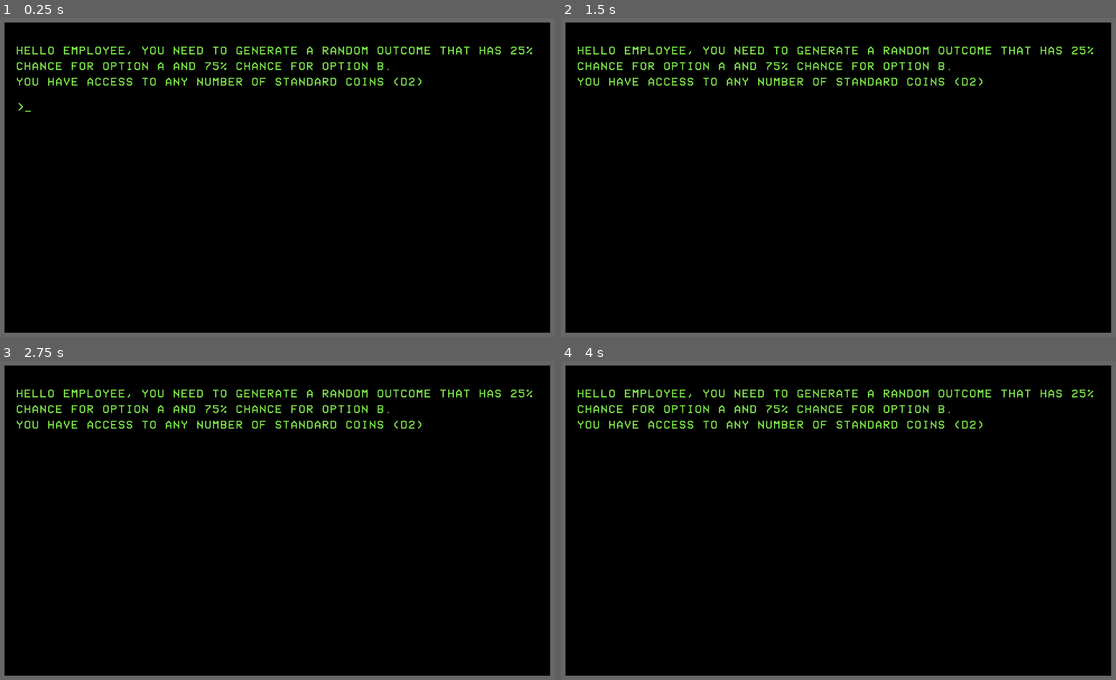
Above: before the commit, frames 1-4 (two rows, left to right).
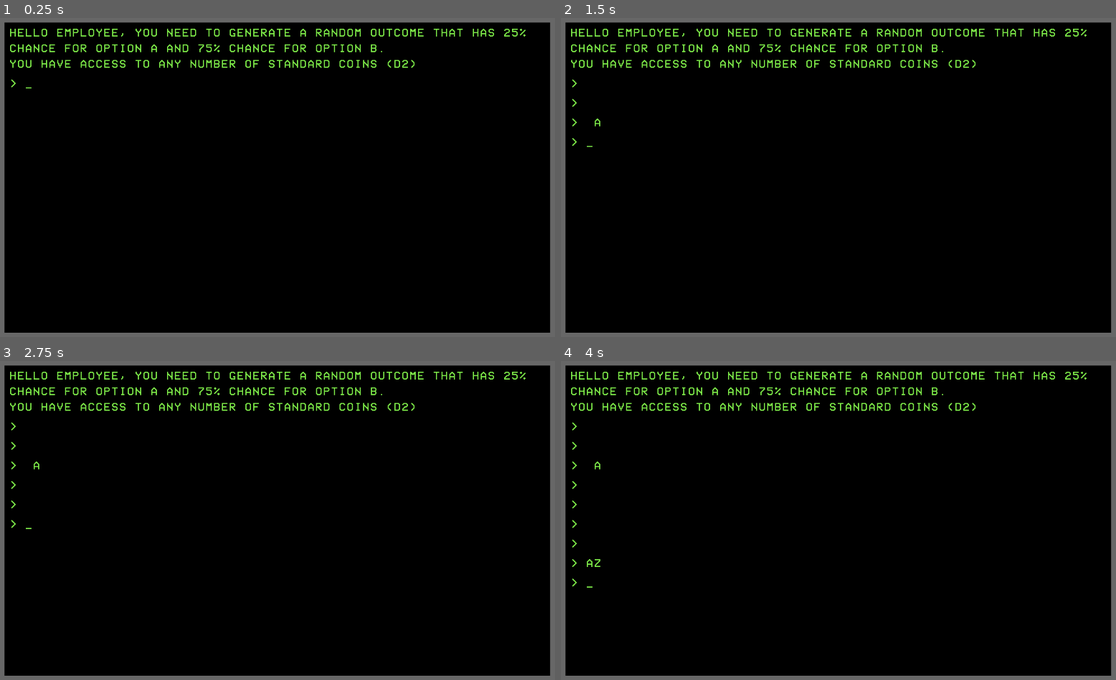
Above: after the commit, the same moments.

Repository: RobertKajnak/GMTK2022-2
Game: Godot game, scene res://Main.tscn
The game is run twice, just before and just after one commit, with the same random seed, the same clock (stepped at 60 frames per second) and the same inputs.
Inputs:
- Up to frame 1 (0.25 s): no input
- Up to frame 2 (1.5 s): tap Enter at 0.5, 0.8, 1.35 s; tap Backspace at 0.6 s; tap Space at 0.77, 1.25 s; hold A from 1.28 s (still down)
- Up to frame 3 (2.75 s): tap Space at 1.52 s; tap Backspace at 1.55, 2.1 s; tap Enter at 2, 2.3 s; release A at 2.03 s
- Up to frame 4 (4 s): tap Space at 2.75, 3.02, 3.77 s; tap Enter at 2.85, 3.5, 3.8 s; tap Backspace at 3.05 s; hold A from 3.53 s (still down); tap Z at 3.6 s

The runs differ from the first frame. In frame 1, 4.1% of the frame differs, in the area x 1-96%, y 3-30%; in frame 2, 4.2%; in frame 3, 4.2%; in frame 4, 4.3%, in the area x 1-96%, y 3-72%.

Commit message:
Endless prompts

Diff:
--- /dev/null
+++ b/Consts.gd
@@ -0,0 +1,20 @@
+extends Node
+
+const prompts = [\
+	['Hello employee, you need to generate a random outcome that has 25% chance for option A and 75% chance for option b.\n'+\
+	'You have access to any number of standard coins (d2)',
+	2]
+]
+# Declare member variables here. Examples:
+# var a = 2
+# var b = "text"
+
+
+# Called when the node enters the scene tree for the first time.
+func _ready():
+	pass # Replace with function body.
+
+
+# Called every frame. 'delta' is the elapsed time since the previous frame.
+#func _process(delta):
+#	pass
--- /dev/null
+++ b/GridInput.tscn
@@ -0,0 +1,6 @@
+[gd_scene format=2]
+
+[node name="GridContainer" type="GridContainer"]
+margin_top = 70.0
+margin_right = 958.0
+margin_bottom = 70.0
--- a/display.gd
+++ b/LineInput.gd
@@ -1,7 +1,12 @@
 extends Label
 
+signal processed(contents)
+
+const head_chars = '> '
+const cursor_chars = '_'
+
 func _ready():
-	pass
+	text = head_chars + cursor_chars
 
 func _process(delta):
 	pass
@@ -10,11 +15,12 @@
 	if event is InputEventKey and event.pressed:
 		if isPrintable(event.scancode):
 			text = init(text) + str(char(event.scancode)) + "_"
-		if event.scancode == KEY_BACKSPACE and text.length() > 2:
+		if event.scancode == KEY_BACKSPACE and text.length() > 3:
 			text = init(init(text)) + "_"
 		if event.scancode == KEY_ENTER:
-			text = ">_"
-			hide()
+			emit_signal("processed", init(text))
+			text = head_chars + '_'
+			#hide()
 
 func isPrintable(c):
 	return  (KEY_A <= c and c <= KEY_Z) or (c == KEY_SPACE) or (KEY_0 <= c and c <= KEY_9) or (c == KEY_EQUAL)
--- /dev/null
+++ b/LineInput.tscn
@@ -0,0 +1,22 @@
+[gd_scene load_steps=4 format=2]
+
+[ext_resource path="res://LineInput.gd" type="Script" id=1]
+[ext_resource path="res://Fonts/MODES___.TTF" type="DynamicFontData" id=2]
+
+[sub_resource type="DynamicFont" id=1]
+size = 20
+use_filter = true
+extra_spacing_top = 5
+extra_spacing_char = 2
+font_data = ExtResource( 2 )
+
+[node name="LineInput" type="Label"]
+margin_top = 35.0
+margin_right = 958.0
+margin_bottom = 60.0
+custom_colors/font_color = Color( 0.498039, 0.92549, 0.290196, 1 )
+custom_fonts/font = SubResource( 1 )
+text = ">"
+autowrap = true
+uppercase = true
+script = ExtResource( 1 )
--- /dev/null
+++ b/Main.gd
@@ -0,0 +1,66 @@
+extends Control
+
+
+# Declare member variables here. Examples:
+# var a = 2
+# var b = "text"
+
+onready var NonInput = load("res://NonInput.tscn")
+var die_type
+
+# Called when the node enters the scene tree for the first time.
+func _ready():
+	$ColorRect2/ContentContainer/Prompt.set_text(Consts.prompts[0][0])
+	die_type = Consts.prompts[0][1]
+
+# Called every frame. 'delta' is the elapsed time since the previous frame.
+#func _process(delta):
+#	pass
+
+
+func _on_LineInput_processed(new_contents):
+	var entered_line = NonInput.instance()
+	entered_line.text = new_contents
+	$ColorRect2/ContentContainer.add_child(entered_line)
+	$ColorRect2/ContentContainer.move_child(entered_line, $ColorRect2/ContentContainer.get_child_count()-2)
+	var head_char_count = len(new_contents.substr($ColorRect2/ContentContainer/LineInput.head_chars))
+	var response := int(new_contents.substr(head_char_count))
+
+	#$ColorRect2/ContentContainer.remove_child($ColorRect2/ContentContainer/LineInput)
+
+
+	#var grid_in = load("res://GridInput.tscn").instance()
+	#$ColorRect2/ContentContainer.add_child(grid_in)
+	#grid_in.columns = head_char_count
+	#for i in range(response):
+	#	for j in range(die_type):
+	#		var data_point = NonInput.instance()
+	#		data_point.set_text(str(i) + str(j))
+	#		grid_in.add_child(data_point)
+
+
+
+
+
+func exit_game():
+	get_tree().quit()
+
+
+#%% Input handling
+func _unhandled_input(event):
+	if event is InputEventKey:
+		if event.pressed:
+			if event.scancode == KEY_ESCAPE:
+				exit_game()
+
+func _notification(what):
+	if what == MainLoop.NOTIFICATION_WM_QUIT_REQUEST:
+		# For Windows, if 'x' is clicked, alt-f4 etc.
+		pass
+	elif what == MainLoop.NOTIFICATION_WM_GO_BACK_REQUEST:
+		# For android
+		exit_game()
+
+	elif what == MainLoop.NOTIFICATION_WM_FOCUS_IN or what == MainLoop.NOTIFICATION_WM_FOCUS_OUT:
+		#Pause
+		pass
--- a/Main.tscn
+++ b/Main.tscn
@@ -1,18 +1,13 @@
 [gd_scene load_steps=4 format=2]
 
-[ext_resource path="res://Fonts/MODES___.TTF" type="DynamicFontData" id=1]
-[ext_resource path="res://display.gd" type="Script" id=2]
-
-[sub_resource type="DynamicFont" id=1]
-size = 20
-use_filter = true
-extra_spacing_top = 5
-extra_spacing_char = 2
-font_data = ExtResource( 1 )
+[ext_resource path="res://LineInput.tscn" type="PackedScene" id=1]
+[ext_resource path="res://NonInput.tscn" type="PackedScene" id=3]
+[ext_resource path="res://Main.gd" type="Script" id=4]
 
 [node name="root" type="Control"]
 anchor_right = 1.0
 anchor_bottom = 1.0
+script = ExtResource( 4 )
 
 [node name="ColorRect" type="ColorRect" parent="."]
 margin_right = 1026.0
@@ -26,26 +21,18 @@
 margin_bottom = 577.0
 color = Color( 0, 0, 0, 1 )
 
-[node name="Input" type="Label" parent="."]
-margin_left = 47.0
-margin_top = 158.0
-margin_right = 983.0
-margin_bottom = 206.0
-custom_colors/font_color = Color( 0.498039, 0.92549, 0.290196, 1 )
-custom_fonts/font = SubResource( 1 )
-text = ">_"
-autowrap = true
-uppercase = true
-script = ExtResource( 2 )
+[node name="ContentContainer" type="VBoxContainer" parent="ColorRect2"]
+anchor_right = 1.0
+anchor_bottom = 1.0
+margin_left = 8.0
+margin_top = 4.0
+margin_right = -8.0
+custom_constants/separation = 10
 
-[node name="NonInput" type="Label" parent="."]
-margin_left = 46.0
-margin_top = 57.0
-margin_right = 982.0
-margin_bottom = 180.0
-custom_colors/font_color = Color( 0.498039, 0.92549, 0.290196, 1 )
-custom_fonts/font = SubResource( 1 )
-text = "Hello employee, you need to generate a random outcome that has 25% chance for option A and 75% chance for option b.
-You have access to any number of standard coins (d2)"
-autowrap = true
-uppercase = true
+[node name="Prompt" parent="ColorRect2/ContentContainer" instance=ExtResource( 3 )]
+margin_bottom = 25.0
+text = ""
+
+[node name="LineInput" parent="ColorRect2/ContentContainer" instance=ExtResource( 1 )]
+
+[connection signal="processed" from="ColorRect2/ContentContainer/LineInput" to="." method="_on_LineInput_processed"]
--- /dev/null
+++ b/NonInput.gd
@@ -0,0 +1,16 @@
+extends Label
+
+
+# Declare member variables here. Examples:
+# var a = 2
+# var b = "text"
+
+
+# Called when the node enters the scene tree for the first time.
+func _ready():
+	pass # Replace with function body.
+
+
+# Called every frame. 'delta' is the elapsed time since the previous frame.
+#func _process(delta):
+#	pass
--- /dev/null
+++ b/NonInput.tscn
@@ -0,0 +1,20 @@
+[gd_scene load_steps=3 format=2]
+
+[ext_resource path="res://Fonts/MODES___.TTF" type="DynamicFontData" id=1]
+
+[sub_resource type="DynamicFont" id=1]
+size = 20
+use_filter = true
+extra_spacing_top = 5
+extra_spacing_char = 2
+font_data = ExtResource( 1 )
+
+[node name="NonInput" type="Label"]
+margin_right = 958.0
+margin_bottom = 81.0
+custom_colors/font_color = Color( 0.498039, 0.92549, 0.290196, 1 )
+custom_fonts/font = SubResource( 1 )
+text = "Hello employee, you need to generate a random outcome that has 25% chance for option A and 75% chance for option b.
+You have access to any number of standard coins (d2)"
+autowrap = true
+uppercase = true
--- a/project.godot
+++ b/project.godot
@@ -14,6 +14,10 @@
 run/main_scene="res://Main.tscn"
 config/icon="res://icon.png"
 
+[autoload]
+
+Consts="*res://Consts.gd"
+
 [physics]
 
 common/enable_pause_aware_picking=true
